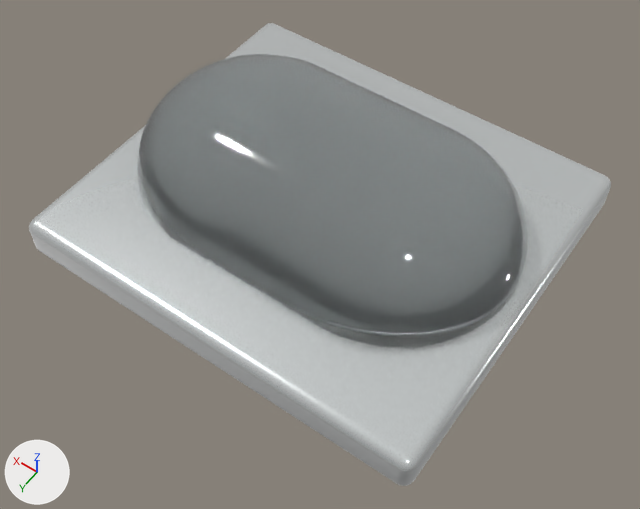
The glTF model prototype/drpatch-desk/models/blister_cell.glb: old version first, new version second.
Rendered twice from a 50 mm lens placed at (-1.059, 1.514, 2.219), pointed at (-0.065, 0.122, 0.032). The axes (+X, +Y, +Z) are drawn at lower left. The lights are the same throughout. The first picture is the older version. Where no turn or scale is listed for an object, it has been applied to the vertices.

In view in the first picture: 'CellFoil', 'Dome'.
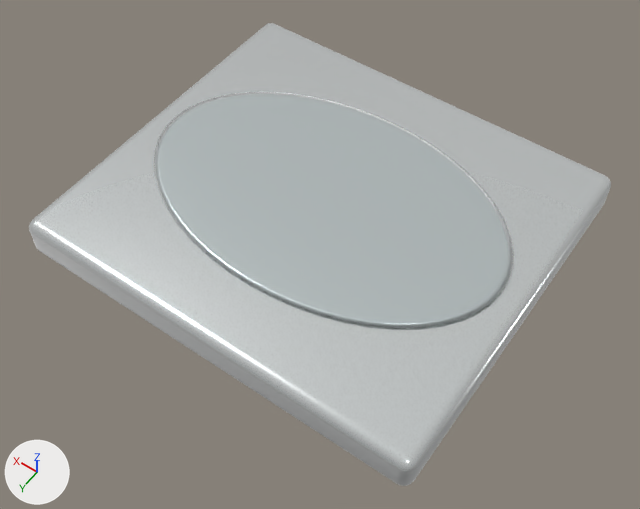
Where the newer file only moved an object's origin or applied its transform, the numbers keep the older frame.

What differs and where, as boxes [x1, y1, x2, y2] in the pictures (640 x 509 px):
```json
{"object": "Dome", "change": "deleted", "before": [136, 54, 528, 347]}
```

Scene script edits in JSON lines:
```json
{"op": "remove", "block": "ob_dome", "code": ["ob_dome = bpy.data.objects.new('Dome', me_dome)", "ob_dome.location = (0.0, 0.0, 0.14)"]}
```
